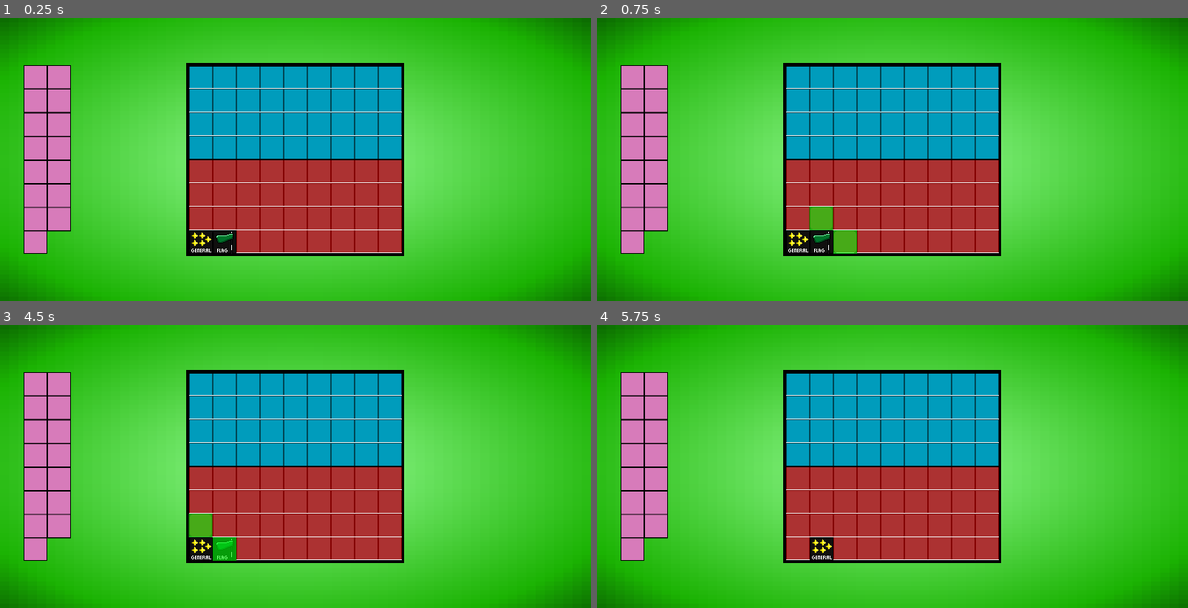
Above: before the commit, frames 1-4 (two rows, left to right).
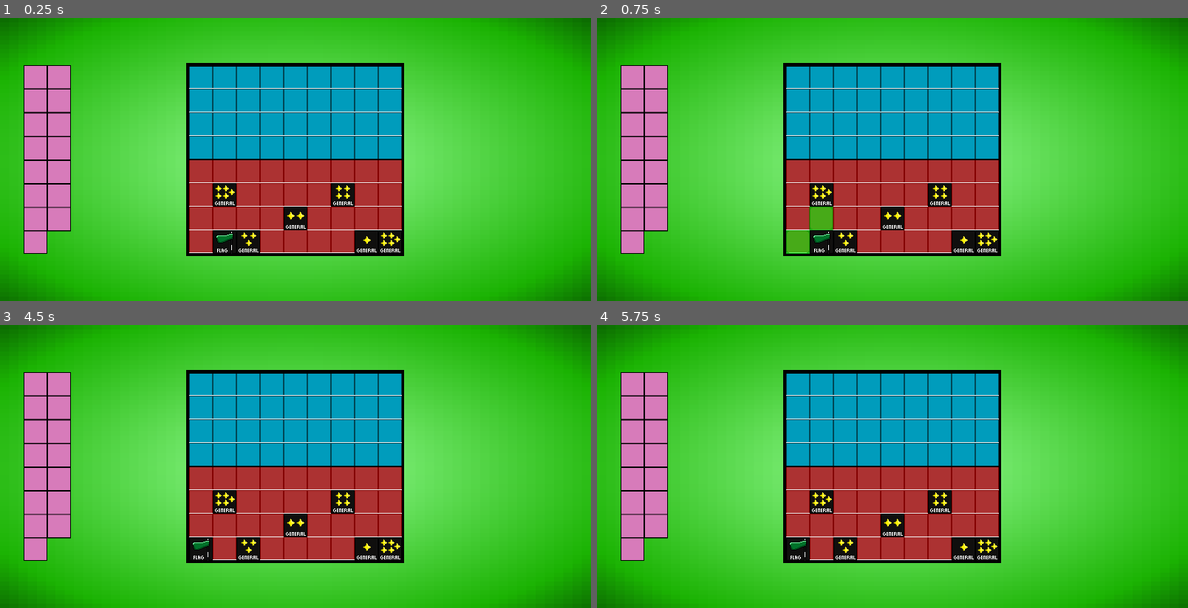
Above: after the commit, the same moments.

Repository: Forther04/Game-Of-The-Generals
Game: Godot game, scene res://Scene/Main.tscn
Two runs of this game, one before a commit and one after it. Both use one fixed random seed, a clock stepped at 60 frames per second and the inputs below.
Inputs (mouse positions are in pixels of both pictures, inside the frame that each line leads up to):
- Up to frame 1 (0.25 s): no input
- Up to frame 2 (0.75 s): click (821, 241) at 0.52 s
- Up to frame 3 (4.5 s): click (224, 525) at 1.25 s; click (224, 525) at 2.02 s; click (224, 548) at 2.75 s; click (224, 548) at 3.52 s; click (200, 548) at 4.25 s
- Up to frame 4 (5.75 s): click (821, 548) at 5.02 s

The runs differ from the first frame. In frame 1, 2.3% of the frame differs, in the area x 32-68%, y 58-84%; in frame 2, 2.3%; in frame 3, 2.8%, in the area x 31-68%, y 58-84%; in frame 4, 2.6%.

Commit message:
Fully functional piece selector

Diff:
--- a/Scene/Main.tscn
+++ b/Scene/Main.tscn
@@ -90,20 +90,6 @@
 texture = ExtResource("1_jxr0l")
 expand_mode = 1
 
-[node name="Border" type="Sprite2D" parent="."]
-position = Vector2(799, 384)
-scale = Vector2(2.04861, 2.04687)
-texture = ExtResource("3_yqk3d")
-
-[node name="AreaBorder" type="Area2D" parent="Border"]
-collision_layer = 2
-collision_mask = 2
-
-[node name="Collition" type="CollisionPolygon2D" parent="Border/AreaBorder"]
-position = Vector2(-142.536, -127.023)
-build_mode = 1
-polygon = PackedVector2Array(1.46474, 0.976894, 0.976608, 253.069, 285.072, 252.581, 285.072, 0.488342)
-
 [node name="Control" type="Control" parent="."]
 layout_mode = 1
 anchor_left = 0.32
@@ -116,17 +102,53 @@
 grow_horizontal = 2
 grow_vertical = 2
 metadata/_edit_use_anchors_ = true
+metadata/_edit_lock_ = true
 
 [node name="TileMapLayer" type="TileMapLayer" parent="Control"]
 scale = Vector2(2, 2)
 tile_map_data = PackedByteArray("AAAIAAYAAAAAAAMAAAAHAAYAAAAAAAMAAAAGAAYAAAAAAAMAAAAFAAYAAAAAAAMAAAAEAAYAAAAAAAMAAAADAA …(1072 unchanged characters)…
 tile_set = SubResource("TileSet_x8qny")
+metadata/_edit_lock_ = true
 
-[node name="Black Pieces" type="Node" parent="."]
+[node name="Pieces" type="Node2D" parent="."]
 
-[node name="Flag2" parent="." instance=ExtResource("4_bwtr0")]
+[node name="Border" type="Sprite2D" parent="Pieces"]
+position = Vector2(799, 384)
+scale = Vector2(2.04861, 2.04687)
+texture = ExtResource("3_yqk3d")
+
+[node name="AreaBorder" type="Area2D" parent="Pieces/Border"]
+collision_layer = 2
+collision_mask = 2
+
+[node name="Collition" type="CollisionPolygon2D" parent="Pieces/Border/AreaBorder"]
+position = Vector2(-142.536, -127.023)
+build_mode = 1
+polygon = PackedVector2Array(1.46474, 0.976894, 0.976608, 253.069, 285.072, 252.581, 285.072, 0.488342)
+
+[node name="Black" parent="Pieces" instance=ExtResource("4_bwtr0")]
+position = Vector2(608, 480)
+pieces = 1
+
+[node name="Black2" parent="Pieces" instance=ExtResource("4_bwtr0")]
 position = Vector2(608, 608)
 
-[node name="Flag" parent="." instance=ExtResource("4_bwtr0")]
-position = Vector2(544, 608)
+[node name="Black3" parent="Pieces" instance=ExtResource("4_bwtr0")]
+position = Vector2(928, 480)
+pieces = 2
+
+[node name="Black4" parent="Pieces" instance=ExtResource("4_bwtr0")]
+position = Vector2(672, 608)
+pieces = 3
+
+[node name="Black5" parent="Pieces" instance=ExtResource("4_bwtr0")]
+position = Vector2(800, 544)
+pieces = 4
+
+[node name="Black6" parent="Pieces" instance=ExtResource("4_bwtr0")]
+position = Vector2(992, 608)
+pieces = 5
+
+[node name="Black7" parent="Pieces" instance=ExtResource("4_bwtr0")]
+position = Vector2(1056, 608)
 pieces = 1
--- a/Scene/Pieces/Black/Black_Piece.tscn
+++ b/Scene/Pieces/Black/Black_Piece.tscn
@@ -58,12 +58,16 @@
 [sub_resource type="RectangleShape2D" id="RectangleShape2D_p61ox"]
 size = Vector2(30, 30)
 
-[node name="Flag" type="Sprite2D" groups=["black_piece"]]
+[node name="Black" type="Sprite2D" node_paths=PackedStringArray("right_area", "left_area", "top_area", "bottom_area") groups=["black_piece"]]
 scale = Vector2(2, 2)
 texture = ExtResource("1_m3crr")
 region_enabled = true
 region_rect = Rect2(170, 0, 32, 32)
 script = ExtResource("2_s1w6r")
+right_area = NodePath("Choices/Right/Right")
+left_area = NodePath("Choices/Left/Left")
+top_area = NodePath("Choices/Top/TOp")
+bottom_area = NodePath("Choices/Bottom/BOttom")
 
 [node name="Main" type="Button" parent="."]
 anchors_preset = 15
@@ -90,6 +94,7 @@
 metadata/_edit_use_anchors_ = true
 
 [node name="Choices" type="Node2D" parent="."]
+visible = false
 
 [node name="Top" type="Button" parent="Choices"]
 offset_left = -16.0
--- a/Script/Black Pieces/Black.gd
+++ b/Script/Black Pieces/Black.gd
@@ -2,17 +2,28 @@
 
 
 @export var pieces : piece
+@export var right_area : Area2D
+@export var left_area : Area2D
+@export var top_area : Area2D
+@export var bottom_area : Area2D
 var off : bool = false
 var black_piece_area
+var check_timer = 0.0
+@export var check_interval = 0.2
+
 enum piece {Flag,General_5,General_4,General_3,General_2,General_1}
 
 
 func _process(delta: float) -> void:
 	change_piece()
-	overlapping()
+	check_timer += delta
 	if Global.piece != $".".name: #Check if a new piece is selected and hide the previous one
 		$Choices.hide()
 		off = false
+	if check_timer >= check_interval:
+		check_timer = 0
+		overlapping()
+
 
 func change_piece(): #Changes the piece type
 	if pieces == 0:
@@ -46,23 +57,48 @@
 		off = false
 
 func overlapping():
+	var right = right_area.get_overlapping_areas()
+	var left = left_area.get_overlapping_areas()
+	var top = top_area.get_overlapping_areas()
+	var bottom = bottom_area.get_overlapping_areas()
+
 	var black = $Black
 	if $Choices/Top/TOp.overlaps_area($"../Border/AreaBorder"):
 		$Choices/Top.hide()
 	else:
 		$Choices/Top.show()
-	if $Choices/Bottom/BOttom.overlaps_area($"../Border/AreaBorder"):
+	if bottom_area.overlaps_area($"../Border/AreaBorder"):
 		$Choices/Bottom.hide()
 	else:
 		$Choices/Bottom.show()
-	if $Choices/Left/Left.overlaps_area($"../Border/AreaBorder"):
+	if left_area.overlaps_area($"../Border/AreaBorder"):
 		$Choices/Left.hide()
 	else:
 		$Choices/Left.show()
-	if $Choices/Right/Right.overlaps_area($"../Border/AreaBorder"):
+	if right_area.overlaps_area($"../Border/AreaBorder"):
 		$Choices/Right.hide()
 	else:
 		$Choices/Right.show()
+
+	for area in right:
+		if area.is_in_group("Black_Area"):
+			if right_area.overlaps_area(area):
+				$Choices/Right.hide()
+	for area in left:
+		if area.is_in_group("Black_Area"):
+			if left_area.overlaps_area(area):
+				$Choices/Left.hide()
+	for area in top:
+		if area.is_in_group("Black_Area"):
+			if top_area.overlaps_area(area):
+				$Choices/Top.hide()
+	for area in bottom:
+		if area.is_in_group("Black_Area"):
+			if bottom_area.overlaps_area(area):
+				$Choices/Bottom.hide()
+
+
+
 
 
 func _on_top_pressed() -> void:
